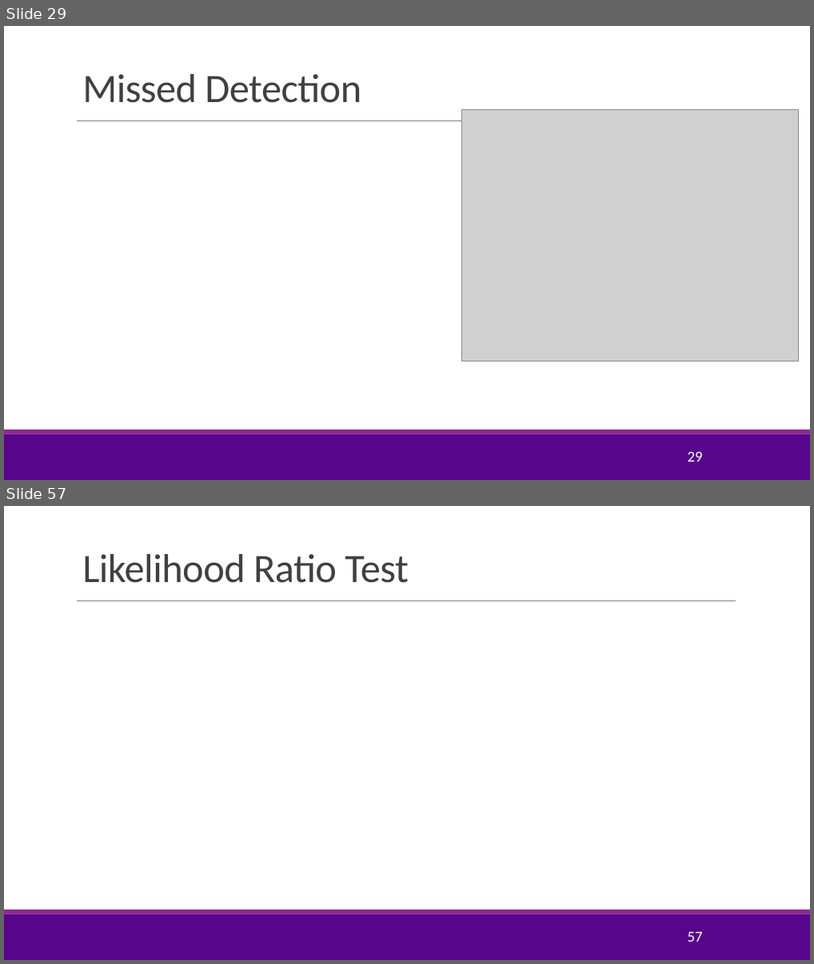
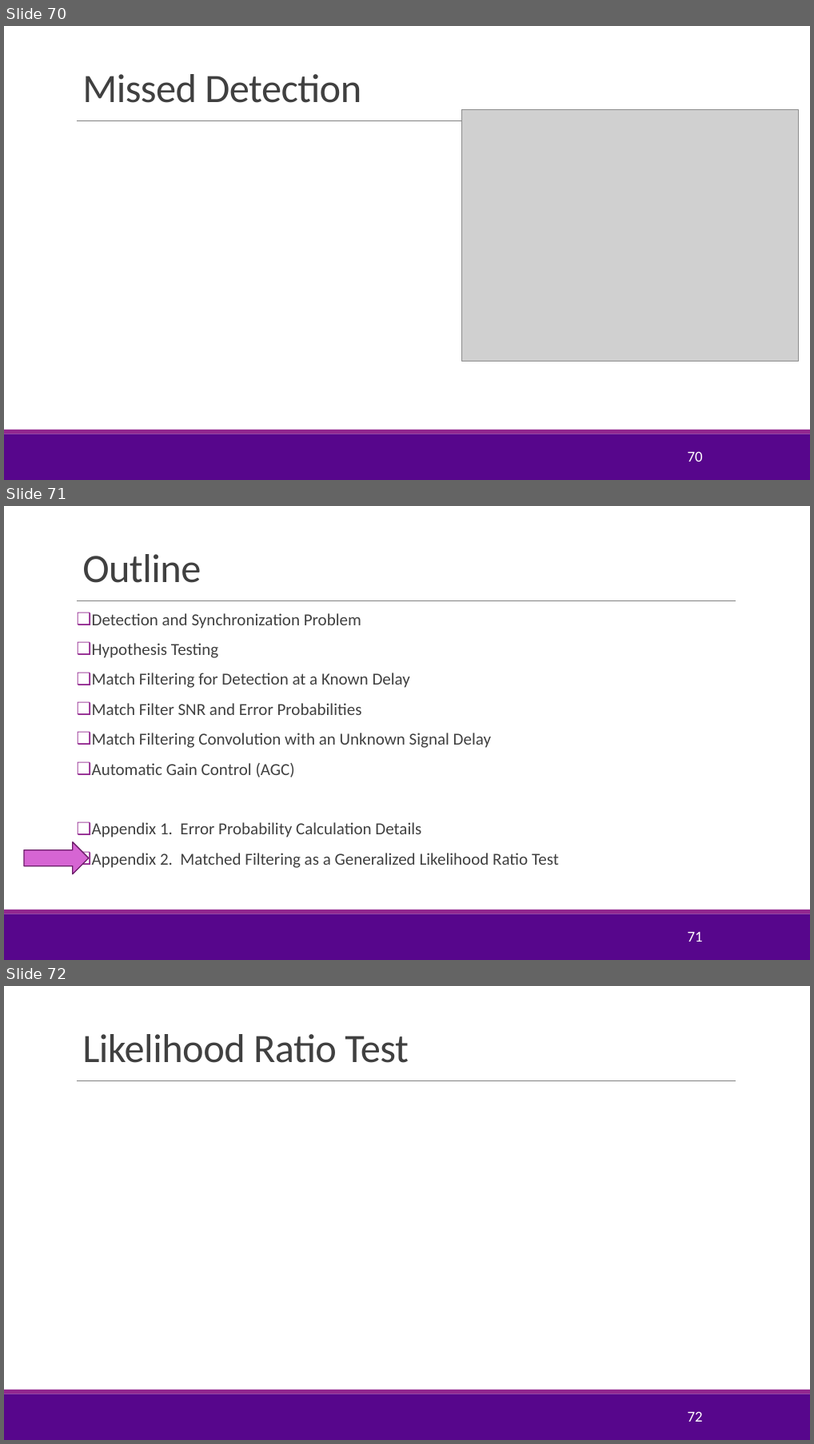
Before and after one commit to sdrangan/digitalcomm, a slide deck: Lectures/Unit07_Sync.pptx. Shown one above the other, each under a label of ours: slides 29 and 57 before the commit, slides 70, 71 and 72 after it; the slides between them are not shown. The pictures are 814x964 and 814x1444 pixels, drawn with LibreOffice and Linux fonts; fonts in the diff are those of the drawing; grey boxes stand for pictures; background and template pictures are left out. Boxes give left, top, right and bottom in pixels: in the first picture for what was removed or moved away, otherwise in the second. Text is boxed around its words. In the diff, an @@ line names an element or a change of style, - is before the commit and + after.

Commit message:
Added problems to Unit 7

```diff
--- a/Lectures/Unit07_Sync.pptx
+++ b/Lectures/Unit07_Sync.pptx
@@ slide 71 added at bbox=[4, 506, 810, 960], background #FFFFFF; not listed: 3 template elements that a slide beside it also shows @@
@@ title added at bbox=[82, 554, 201, 583], 48 pt, text #404040 @@
+Outline
@@ text added at bbox=[92, 613, 559, 868], 20 pt, text #404040 @@
+❑ Detection and Synchronization Problem
+❑ Hypothesis Testing
+❑ Match Filtering for Detection at a Known Delay
+❑ Match Filter SNR and Error Probabilities
+❑ Match Filtering Convolution with an Unknown Signal Delay
+❑ Automatic Gain Control (AGC)
+❑ Appendix 1. Error Probability Calculation Details
+❑ Appendix 2. Matched Filtering as a Generalized Likelihood Ratio Test
@@ right arrow added at bbox=[24, 842, 89, 874], fill #D665D3, outline #6C1D6A 1.25 pt @@
@@ page number added at bbox=[688, 932, 703, 941], 18 pt, text #FFFFFF @@
+71
@@ what was slide 29 is now slide 70 @@
@@ page number at bbox=[688, 451, 703, 461]: text changed @@
-29
+70
@@ what was slide 57 is now slide 72 @@
@@ page number at bbox=[688, 1411, 703, 1421]: text changed @@
-57
+72
```
Also in this commit, not shown: 6 slides changed, 16 other slides added, 2 slides removed, 4 other files.
